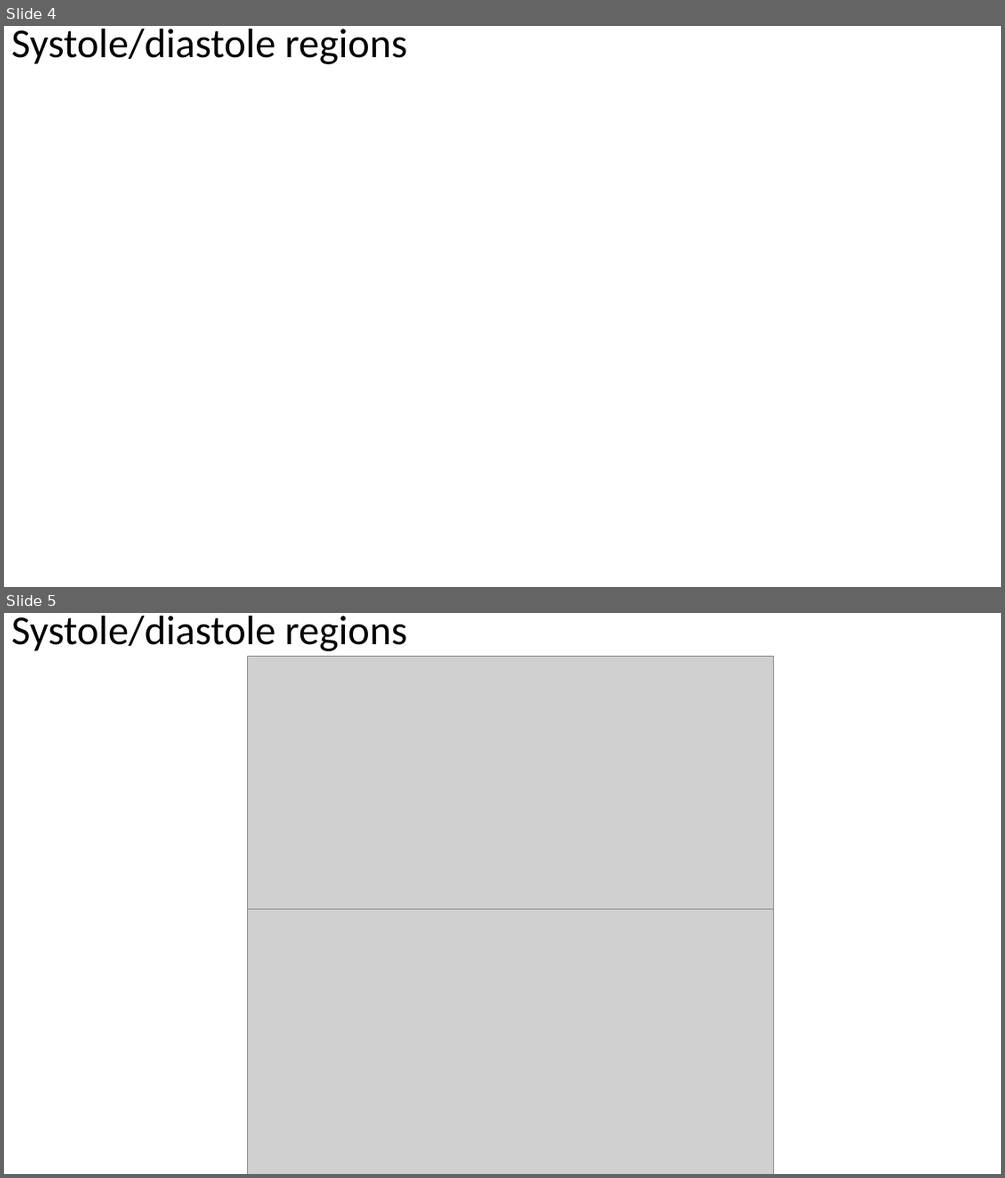
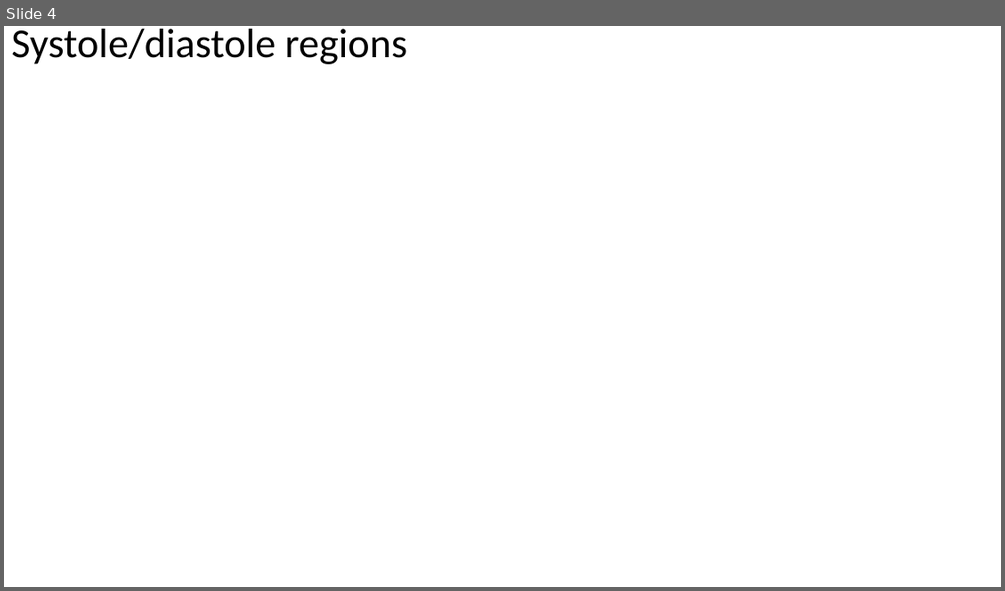
Before and after one commit to mokka03/BSP_project, a slide deck: BSPLab1_C.pptx. Shown one above the other, each under a label of ours: slides 4 and 5 before the commit, slide 4 after it. The pictures are 1005x1178 and 1005x591 pixels, drawn with LibreOffice and Linux fonts; fonts in the diff are those of the drawing; grey boxes stand for pictures; background and template pictures are left out. Boxes give left, top, right and bottom in pixels: in the first picture for what was removed or moved away, otherwise in the second. Text is boxed around its words. In the diff, an @@ line names an element or a change of style, - is before the commit and + after.

```diff
--- a/BSPLab1_C.pptx
+++ b/BSPLab1_C.pptx
@@ slide 5 removed at bbox=[4, 613, 1001, 1174], background #FFFFFF @@
@@ text removed at bbox=[11, 616, 407, 651] @@
-Systole/diastole regions
@@ picture removed at bbox=[248, 656, 774, 920] @@
@@ picture removed at bbox=[248, 909, 774, 1174] @@
```
Also in this commit, not shown: 1 slide changed, 1 slide added.
